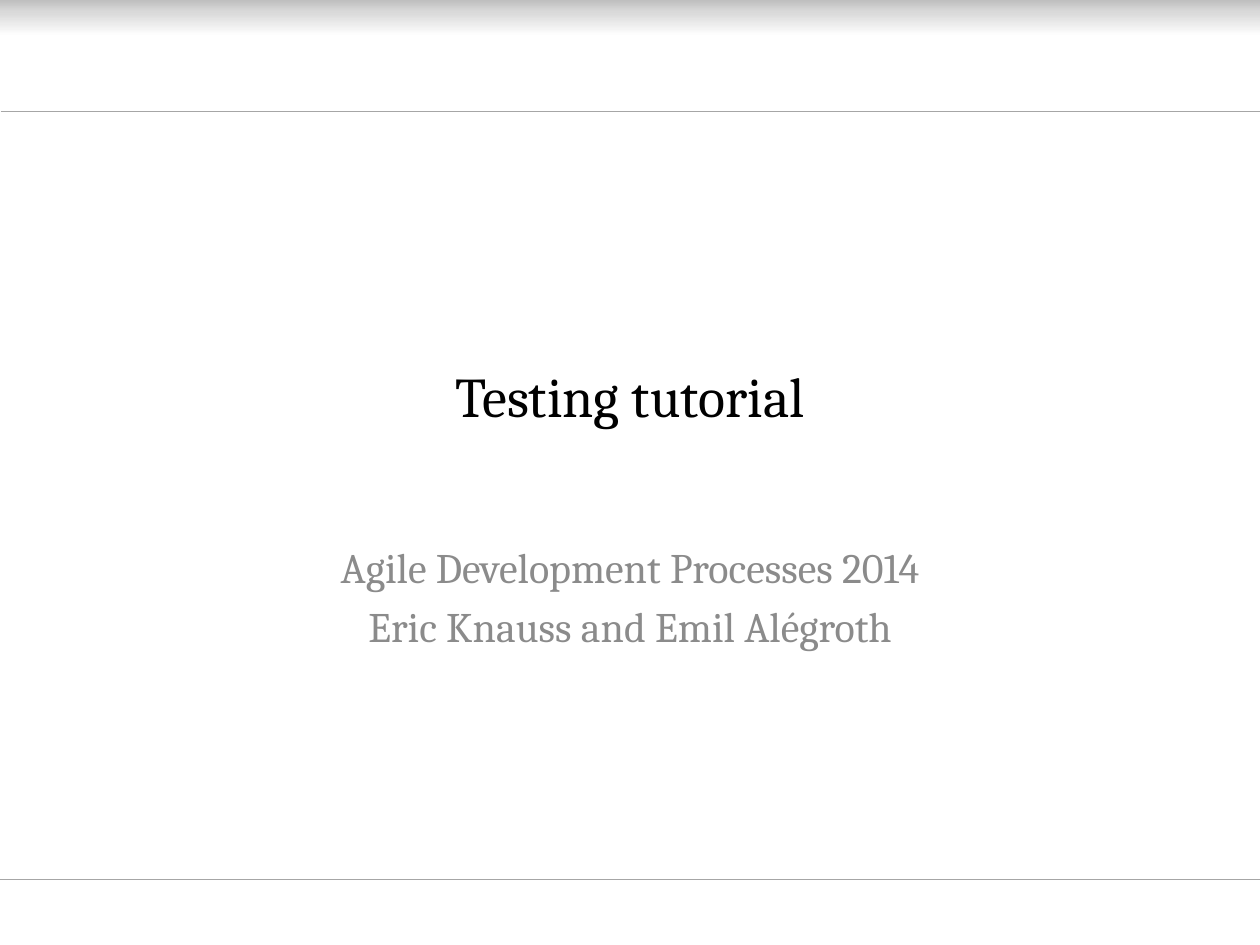
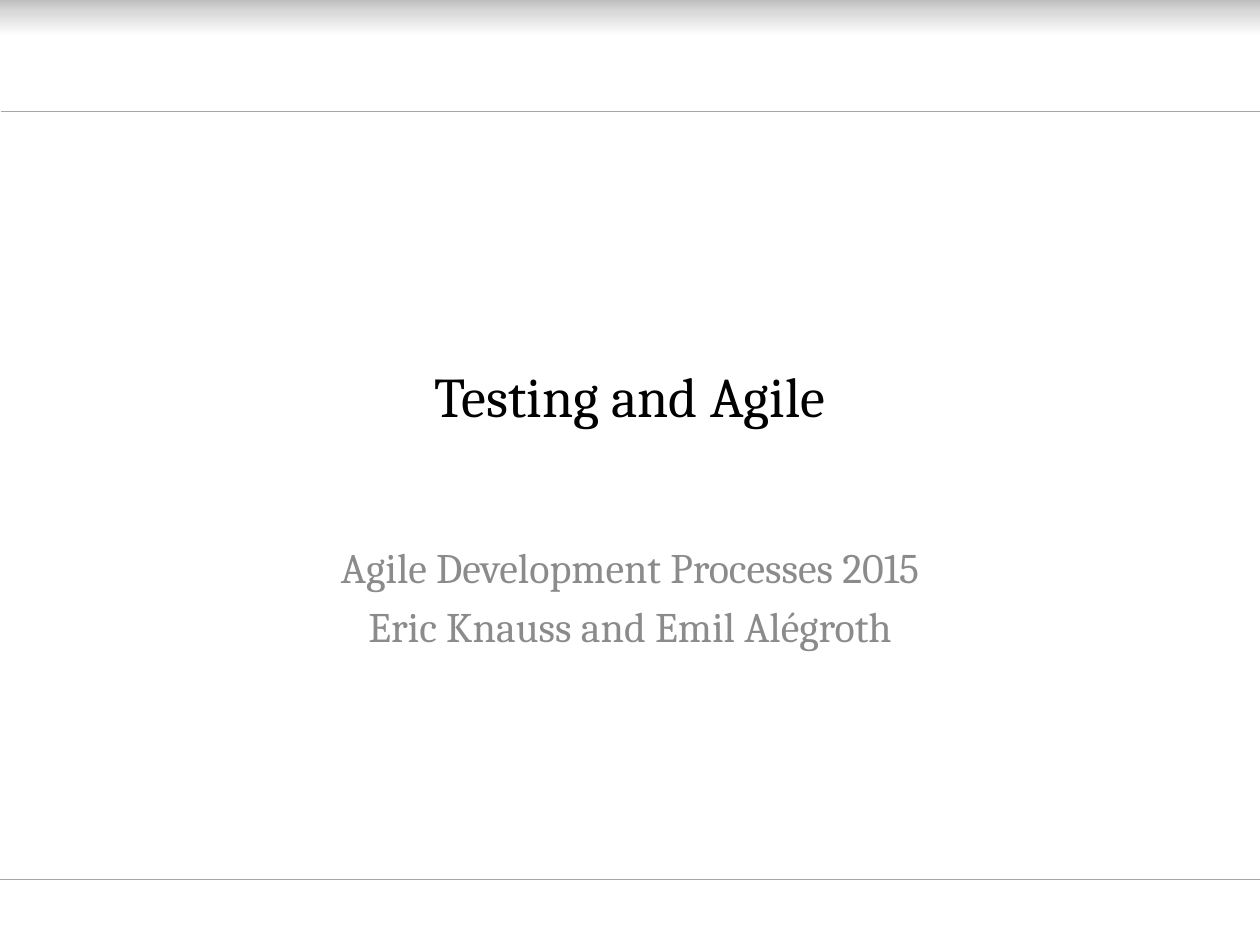
Before and after one commit to oerich/EDA397, a slide deck: slide 1 of Slides/src/2015/Lecture06-Testings-and-quality.pptx. Drawn at 1260x945 pixels with LibreOffice and Linux fonts; fonts in the diff are those of the drawing; background and template pictures are left out. Boxes give left, top, right and bottom in pixels: in the first picture for what was removed or moved away, otherwise in the second. Text is boxed around its words. In the diff, an @@ line names an element or a change of style, - is before the commit and + after.

Commit message:
Changes during lecture

```diff
--- a/Slides/src/2015/Lecture06-Testings-and-quality.pptx
+++ b/Slides/src/2015/Lecture06-Testings-and-quality.pptx
@@ title at (x1=434, y1=378, x2=825, y2=429): text changed @@
-Testing tutorial
+Testing and Agile
@@ subtitle at (x1=341, y1=554, x2=919, y2=592): text changed @@
-Agile Development Processes 2014
+Agile Development Processes 2015
```
